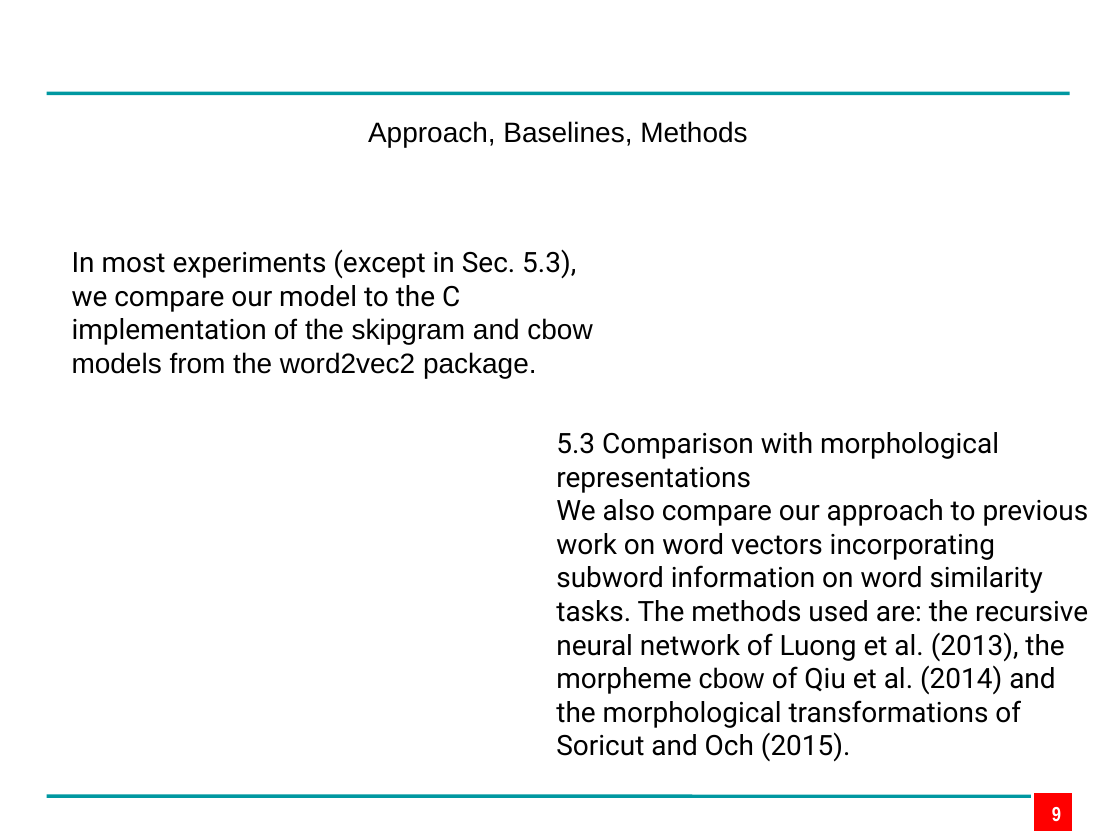
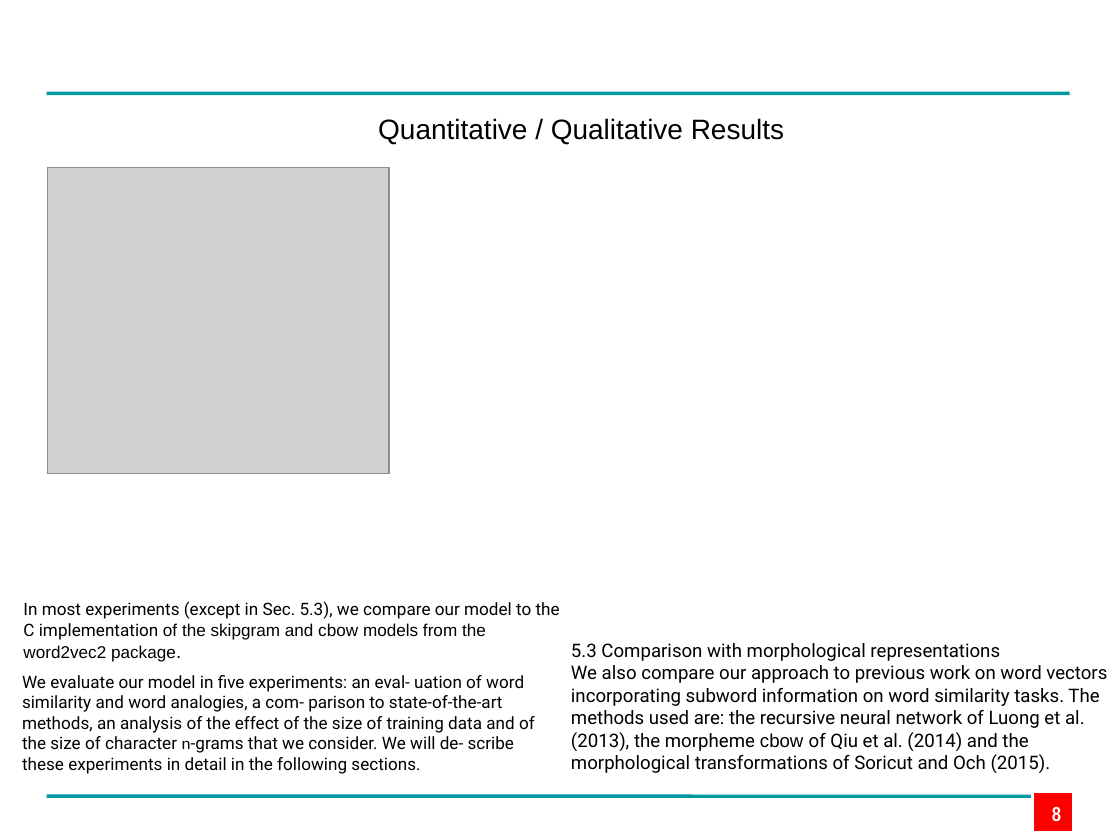
Before and after one commit to edpape007/NLP, a slide deck: slide 8 of Presentation_Subword.pptx (slide 9 before the commit). Drawn at 1120x840 pixels with LibreOffice and Linux fonts; fonts in the diff are those of the drawing; grey boxes stand for pictures; background and template pictures are left out. Boxes give left, top, right and bottom in pixels: in the first picture for what was removed or moved away, otherwise in the second. Text is boxed around its words. In the diff, an @@ line names an element or a change of style, - is before the commit and + after.

Commit message:
Updated Presentation

```diff
--- a/Presentation_Subword.pptx
+++ b/Presentation_Subword.pptx
@@ text added at (x1=378, y1=118, x2=784, y2=144), 18 pt, text #000000 @@
+Quantitative / Qualitative Results
@@ text removed at (x1=368, y1=121, x2=747, y2=147) @@
-Approach, Baselines, Methods
@@ picture added at (x1=47, y1=168, x2=389, y2=474) @@
@@ text "In most experiments (except in ..." moved from (x1=72, y1=249, x2=592, y2=378) to (x1=23, y1=601, x2=560, y2=662) @@
@@ text "In most experiments (except in ..." at (x1=23, y1=601, x2=560, y2=662): size 18 to 11 pt; size 18 to 12 pt in "package." @@
@@ text "5.3 Comparison with morphological representations" moved from (x1=556, y1=432, x2=1089, y2=762) to (x1=571, y1=643, x2=1107, y2=773) @@
@@ text "5.3 Comparison with morphological representations" at (x1=571, y1=643, x2=1107, y2=773): size 18 to 12 pt @@
@@ text added at (x1=22, y1=675, x2=535, y2=774), 11 pt, text #000000 @@
+We evaluate our model in five experiments: an eval- uation of word similarity and word analogies, a com- parison to state-of-the-art methods, an analysis of the effect of the size of training data and of the size of character n-grams that we consider. We will de- scribe these experiments in detail in the following sections.
@@ page number at (x1=1052, y1=807, x2=1061, y2=821): text changed @@
-9
+8
```
Also in this commit, not shown: 7 other slides changed, 2 slides added, 8 slides removed, 1 other file.
